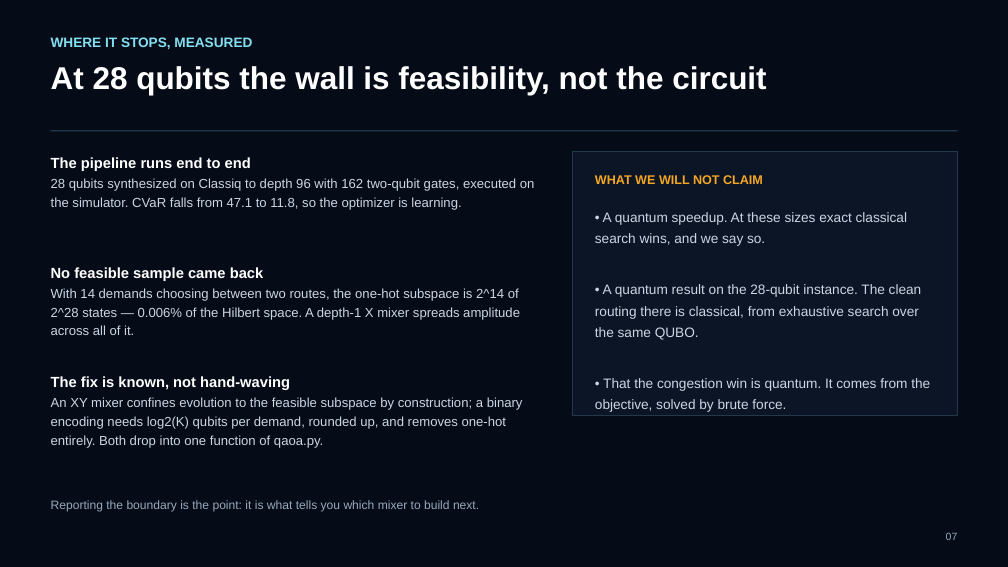
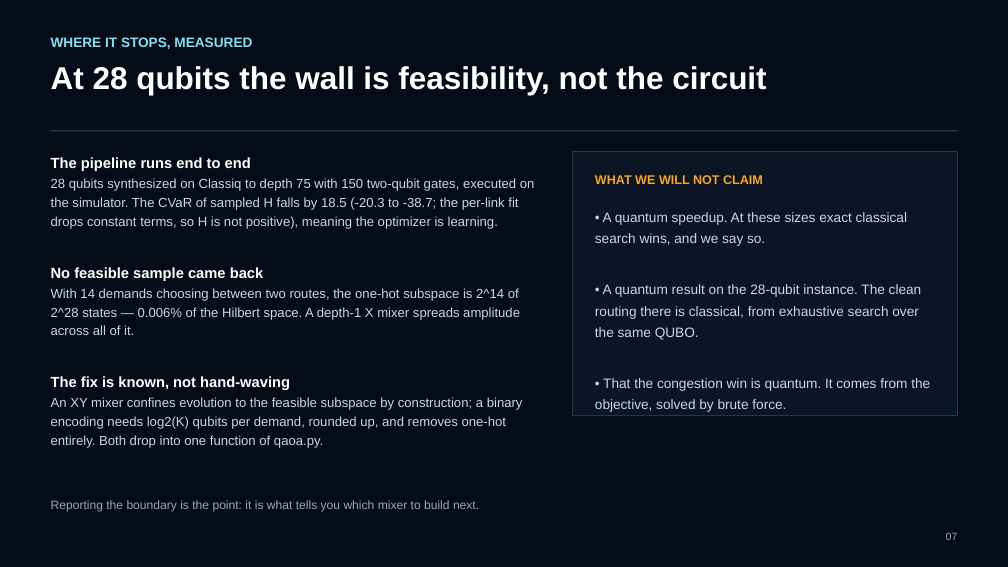
Before and after one commit to Miri-Butel/qubit_hackathon, a slide deck: slide 7 of presentation/dist/qubit_pitch.pptx. Drawn at 1008x567 pixels with LibreOffice and Linux fonts; fonts in the diff are those of the drawing. Boxes give left, top, right and bottom in pixels: in the first picture for what was removed or moved away, otherwise in the second. Text is boxed around its words. In the diff, an @@ line names an element or a change of style, - is before the commit and + after.

Commit message:
adopt the merged pipeline: build instances via qaoa_instance, add per-link tests
Route every instance build through qaoa_instance.build so the qubit budget,
the Yen diversity knob and the priority mapping come from one place, and
record diversity in the study output.

Re-verify against the merged code. The diversity knob does not rescue
east10_dense: at every setting from 0.0 to 1.0 no assignment clears capacity,
confirming that instance is oversubscribed rather than short of route
diversity. On east10_tuned the better shortlist raises clean assignments from
112 to 288 of 16384, and the per-link profile still takes the peak from 105%
to 90% with zero violations, now at Phi 4068 -> 1452.

Add the per-link profile to the weight study so the reported configuration
appears in its own comparison, and cover the profile with five tests.

```diff
--- a/presentation/dist/qubit_pitch.pptx
+++ b/presentation/dist/qubit_pitch.pptx
@@ text at (51, 178, 535, 229): text changed @@
-28 qubits synthesized on Classiq to depth 96 with 162 two-qubit gates, executed on the simulator. CVaR falls from 47.1 to 11.8, so the optimizer is learning.
+28 qubits synthesized on Classiq to depth 75 with 150 two-qubit gates, executed on the simulator. The CVaR of sampled H falls by 18.5 (-20.3 to -38.7; the per-link fit drops constant terms, so H is not positive), meaning the optimizer is learning.
```
Also in this commit, not shown: 3 other slides changed, 16 other files.
